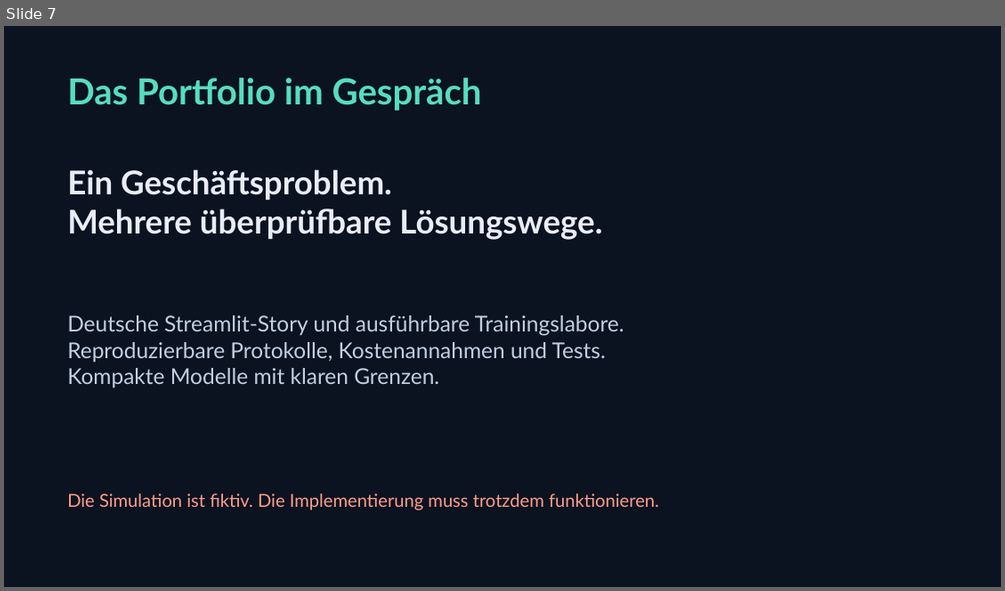
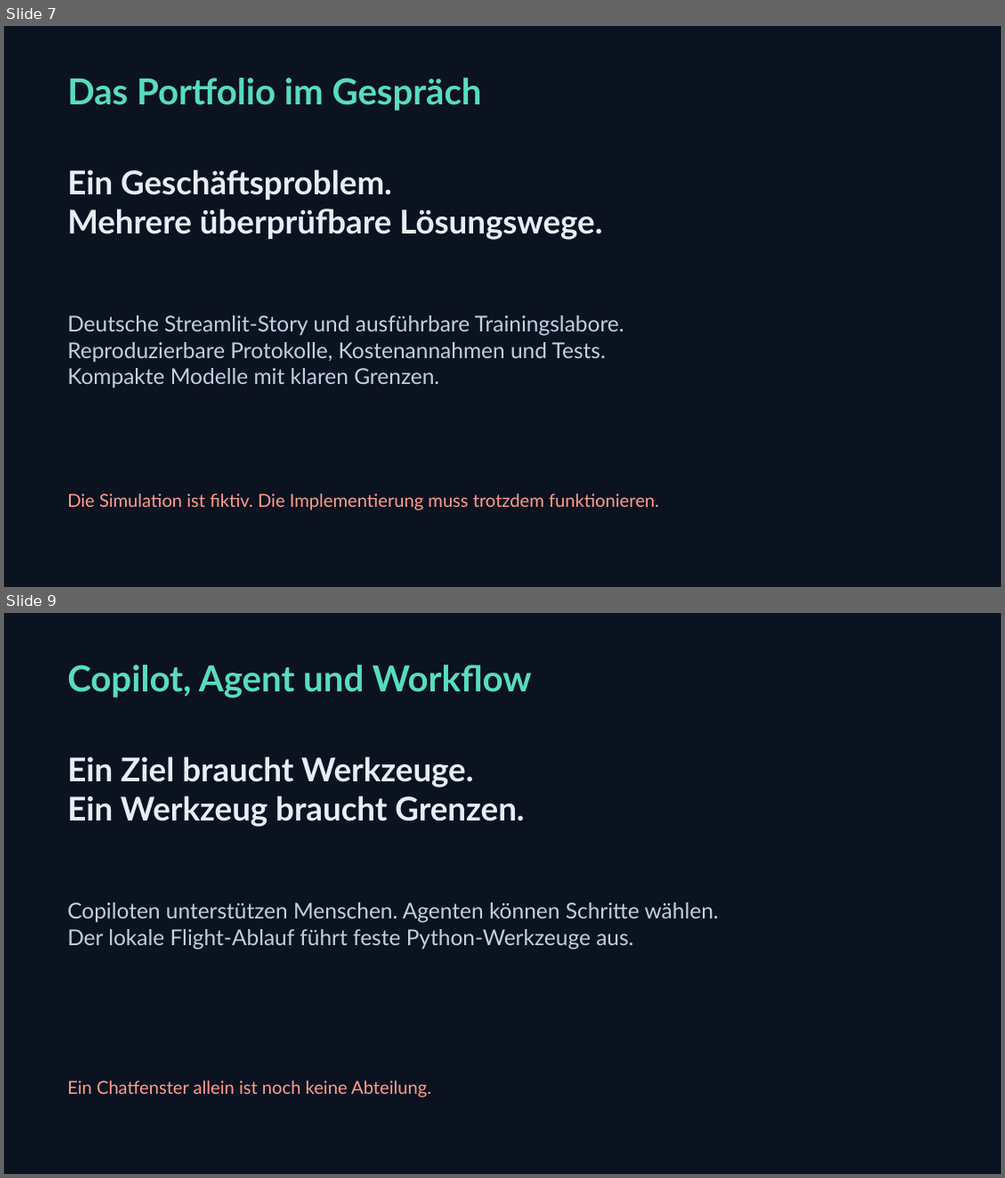
Before and after one commit to botsandbolts/Flight, a slide deck: assets/FLIGHT_Praesentation.pptx. Shown one above the other, each under a label of ours: slide 7 before the commit, slides 7 and 9 after it; the slides between them are not shown. The pictures are 1005x591 and 1005x1178 pixels, drawn with LibreOffice and Linux fonts; fonts in the diff are those of the drawing. Boxes give left, top, right and bottom in pixels: in the first picture for what was removed or moved away, otherwise in the second. Text is boxed around its words. In the diff, an @@ line names an element or a change of style, - is before the commit and + after.

Commit message:
Expand German AI organisation story, agent workflows, provider adapters and 15-slide presentation

```diff
--- a/assets/FLIGHT_Praesentation.pptx
+++ b/assets/FLIGHT_Praesentation.pptx
@@ slide 9 added at box(4, 613, 1001, 1174), background #0B1220 @@
@@ text added at box(67, 665, 532, 698), 34.5 pt, text #56DDC0, bold @@
+Copilot, Agent und Workflow
@@ text added at box(67, 756, 524, 827), 31.5 pt, text #E8EDF6, bold @@
+Ein Ziel braucht Werkzeuge.
+Ein Werkzeug braucht Grenzen.
@@ text added at box(67, 902, 719, 949), 21 pt, text #C1D0E1 @@
+Copiloten unterstützen Menschen. Agenten können Schritte wählen.
+Der lokale Flight-Ablauf führt feste Python-Werkzeuge aus.
@@ text added at box(67, 1080, 431, 1097), 17.2 pt, text #FF9D8A @@
+Ein Chatfenster allein ist noch keine Abteilung.
```
Also in this commit, not shown: 7 other slides added, 21 other files.
